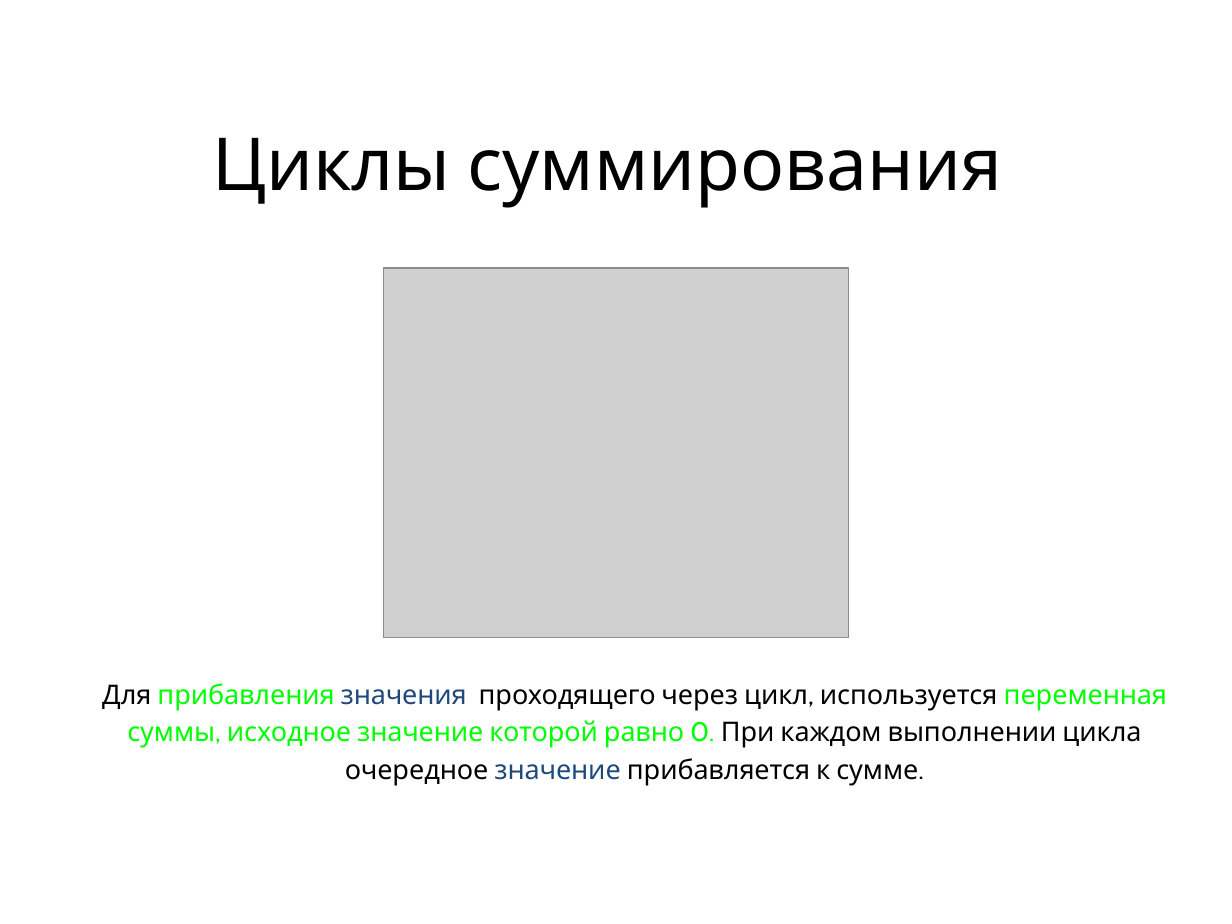
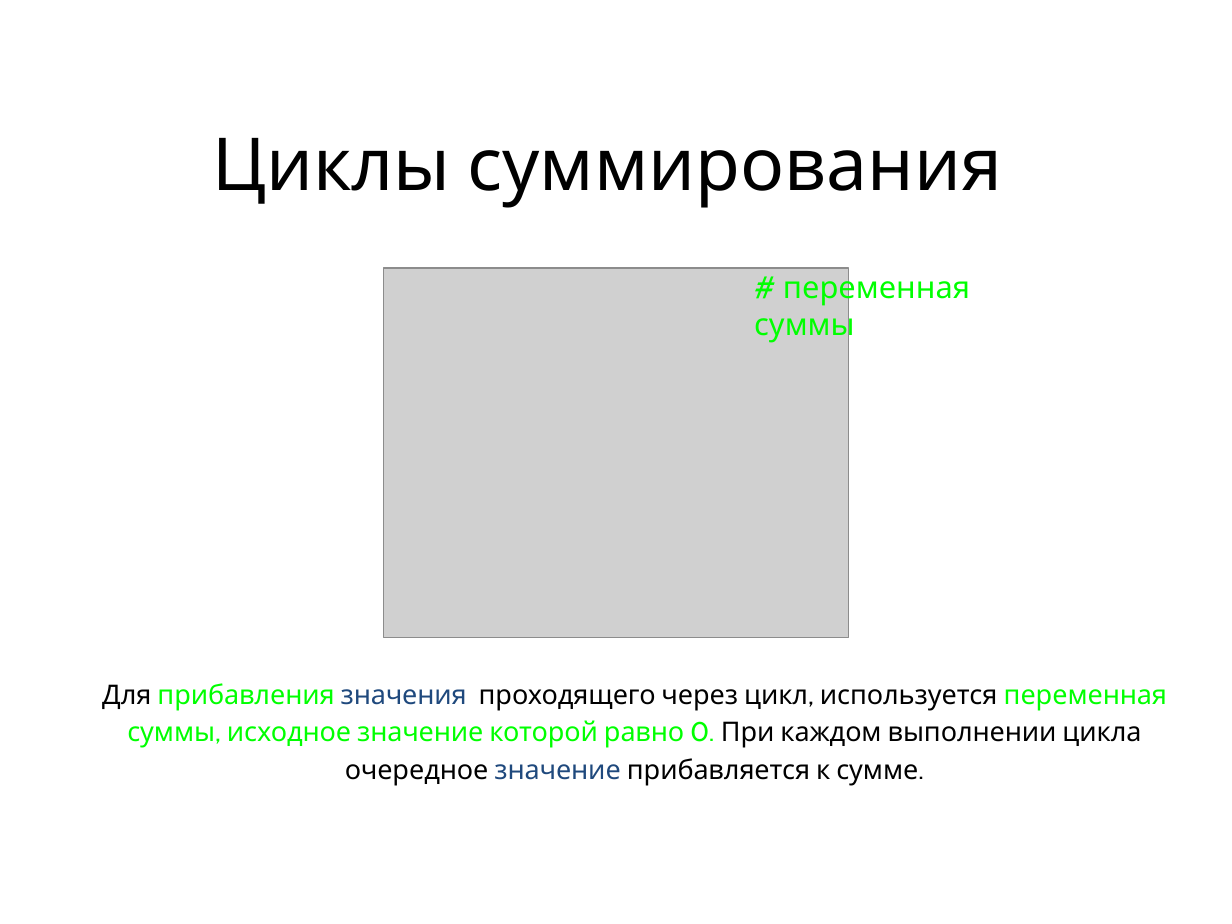
Before and after one commit to maxchv/LearnPython, a slide deck: slide 17 of week02/04.Loops.pptx (slide 16 before the commit). Drawn at 1232x924 pixels with LibreOffice and Linux fonts; fonts in the diff are those of the drawing; grey boxes stand for pictures. Boxes give left, top, right and bottom in pixels: in the first picture for what was removed or moved away, otherwise in the second. Text is boxed around its words. In the diff, an @@ line names an element or a change of style, - is before the commit and + after.

```diff
--- a/week02/04.Loops.pptx
+++ b/week02/04.Loops.pptx
@@ text added at bbox=[754, 269, 970, 343], 18 pt, text #00FF00 @@
+# переменная суммы
```
Also in this commit, not shown: 11 other slides changed, 8 slides added, 1 slide removed, 8 other files.
